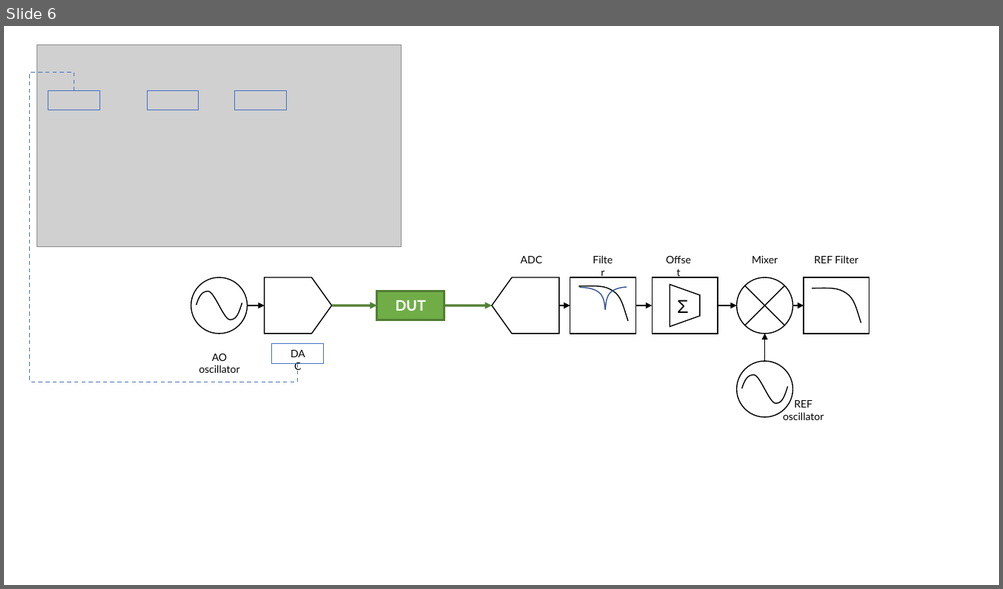
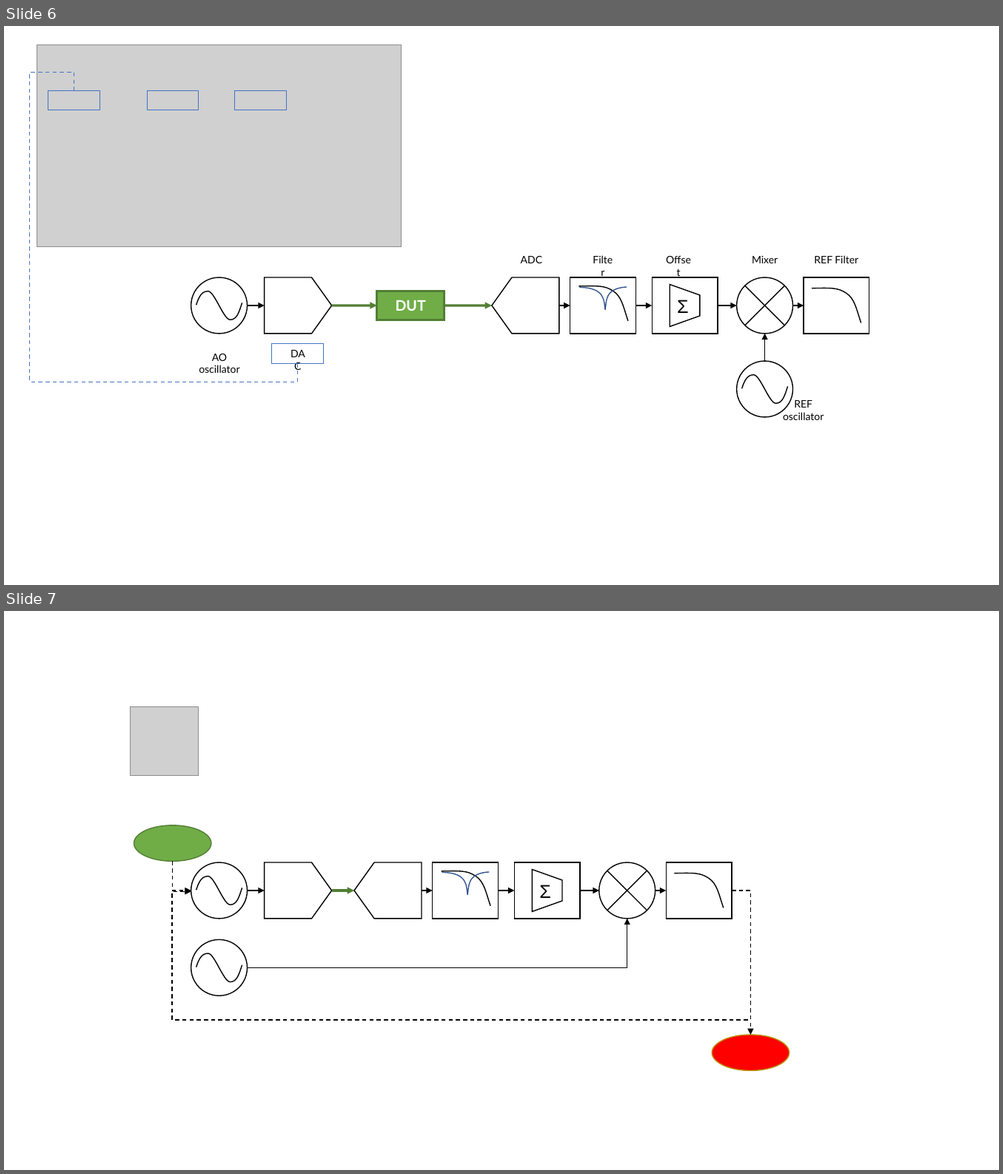
Before and after one commit to levylabpitt/Multichannel-Lockin, a slide deck: documentation/Lockin.pptx. Shown one above the other, each under a label of ours: slide 6 before the commit, slides 6 and 7 after it. The pictures are 1003x589 and 1003x1174 pixels, drawn with LibreOffice and Linux fonts; fonts in the diff are those of the drawing; grey boxes stand for pictures. Boxes give left, top, right and bottom in pixels: in the first picture for what was removed or moved away, otherwise in the second. Text is boxed around its words. In the diff, an @@ line names an element or a change of style, - is before the commit and + after.

```diff
--- a/documentation/Lockin.pptx
+++ b/documentation/Lockin.pptx
@@ slide 7 added at box(4, 611, 999, 1170), background #FFFFFF @@
@@ picture added at box(130, 707, 199, 776) @@
@@ ellipse added at box(134, 826, 211, 862), fill #70AD47, outline #538035 1 pt @@
@@ elbow arrow added from (173, 862) to (191, 891), #000000 1 pt dashed @@
@@ ellipse added at box(191, 863, 247, 918), fill #FFFFFF, outline #000000 1 pt @@
@@ freeform shape added at box(196, 877, 242, 905), fill #FFFFFF, outline #000000 1 pt @@
@@ pentagon arrow added at box(264, 863, 332, 918), fill #FFFFFF, outline #000000 1 pt @@
@@ pentagon arrow added at box(354, 863, 421, 918), fill #FFFFFF, outline #000000 1 pt @@
@@ rectangle added at box(432, 863, 498, 918), fill #FFFFFF, outline #000000 1 pt @@
@@ freeform shape added at box(441, 871, 490, 906), fill #FFFFFF, outline #000000 1 pt @@
@@ freeform shape added at box(442, 872, 489, 894), outline #325491 1 pt @@
@@ rectangle added at box(515, 863, 580, 918), fill #FFFFFF, outline #000000 1 pt @@
@@ trapezoid added at box(532, 869, 563, 912), fill #FFFFFF, outline #000000 1 pt, 18 pt, text #000000 @@
+Σ
@@ ellipse added at box(599, 863, 654, 918), fill #FFFFFF, outline #000000 1 pt @@
@@ line added from (607, 871) to (647, 911), #000000 1 pt @@
@@ line added from (607, 911) to (647, 871), #000000 1 pt @@
@@ rectangle added at box(666, 863, 731, 918), fill #FFFFFF, outline #000000 1 pt @@
@@ freeform shape added at box(674, 874, 723, 908), fill #FFFFFF, outline #000000 1 pt @@
@@ elbow arrow added from (731, 891) to (191, 891), #000000 1 pt dashed @@
@@ arrow added from (247, 891) to (264, 891), #000000 1 pt @@
@@ arrow added from (332, 891) to (354, 891), #538035 2.25 pt @@
@@ arrow added from (422, 891) to (432, 891), #000000 1 pt @@
@@ arrow added from (498, 891) to (515, 891), #000000 1 pt @@
@@ arrow added from (580, 891) to (599, 891), #000000 1 pt @@
@@ arrow added from (655, 891) to (666, 891), #000000 1 pt @@
@@ elbow arrow added from (731, 891) to (750, 1036), #000000 1 pt dashed @@
@@ elbow arrow added from (247, 968) to (627, 919), #000000 1 pt @@
@@ ellipse added at box(191, 940, 247, 996), fill #FFFFFF, outline #000000 1 pt @@
@@ freeform shape added at box(196, 954, 242, 982), fill #FFFFFF, outline #000000 1 pt @@
@@ ellipse added at box(712, 1036, 790, 1071), fill #FF0000, outline #BD8E00 1 pt @@
```
